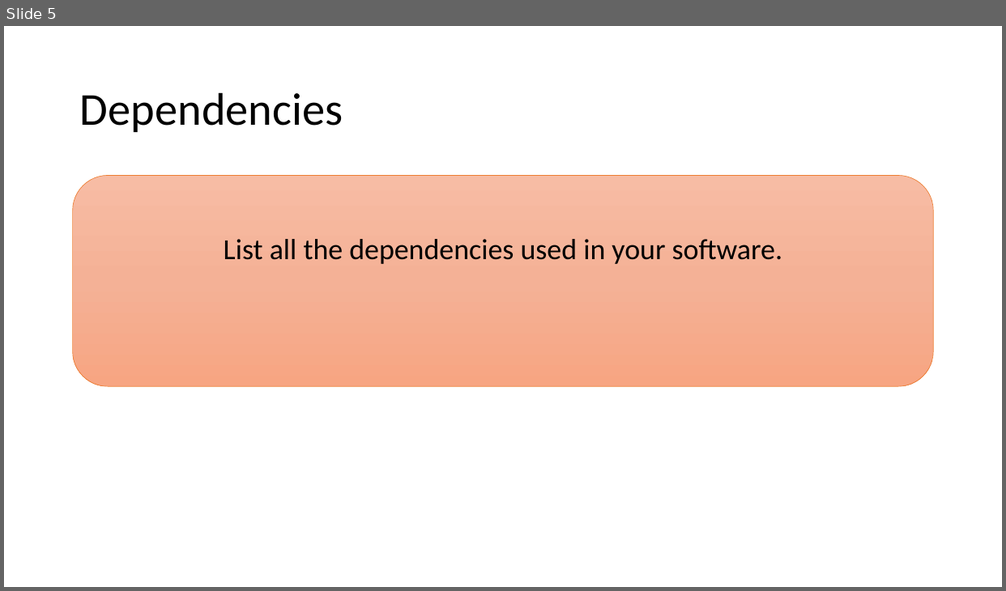
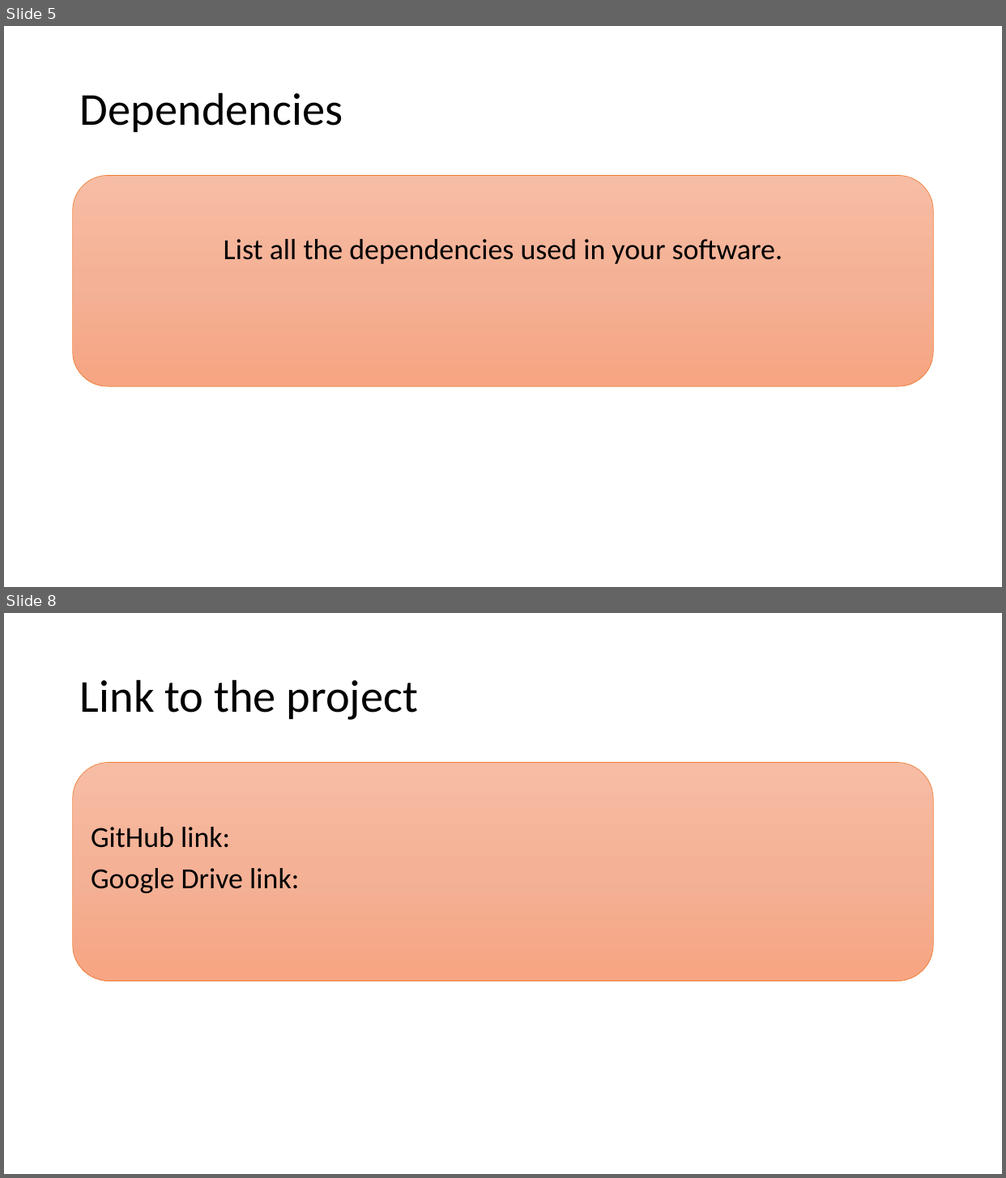
Before and after one commit to sarthakkundra/Hackcovit, a slide deck: PPT.pptx. Shown one above the other, each under a label of ours: slide 5 before the commit, slides 5 and 8 after it; the slides between them are not shown. The pictures are 1006x591 and 1006x1178 pixels, drawn with LibreOffice and Linux fonts; fonts in the diff are those of the drawing. Boxes give left, top, right and bottom in pixels: in the first picture for what was removed or moved away, otherwise in the second. Text is boxed around its words. In the diff, an @@ line names an element or a change of style, - is before the commit and + after.

```diff
--- a/PPT.pptx
+++ b/PPT.pptx
@@ slide 8 added at (4,613,1002,1174), background #FFFFFF @@
@@ title added at (80,679,418,720), 44 pt, text #000000 @@
+Link to the project
@@ text added at (73,763,934,982), fill gradient #F7BDA5 to #F5B196 to #F8A582, outline #ED7D31 0.5 pt, 28 pt, text #000000 @@
+GitHub link:
+Google Drive link:
```
Also in this commit, not shown: 1 slide changed, 2 other slides added, 4 other files.
